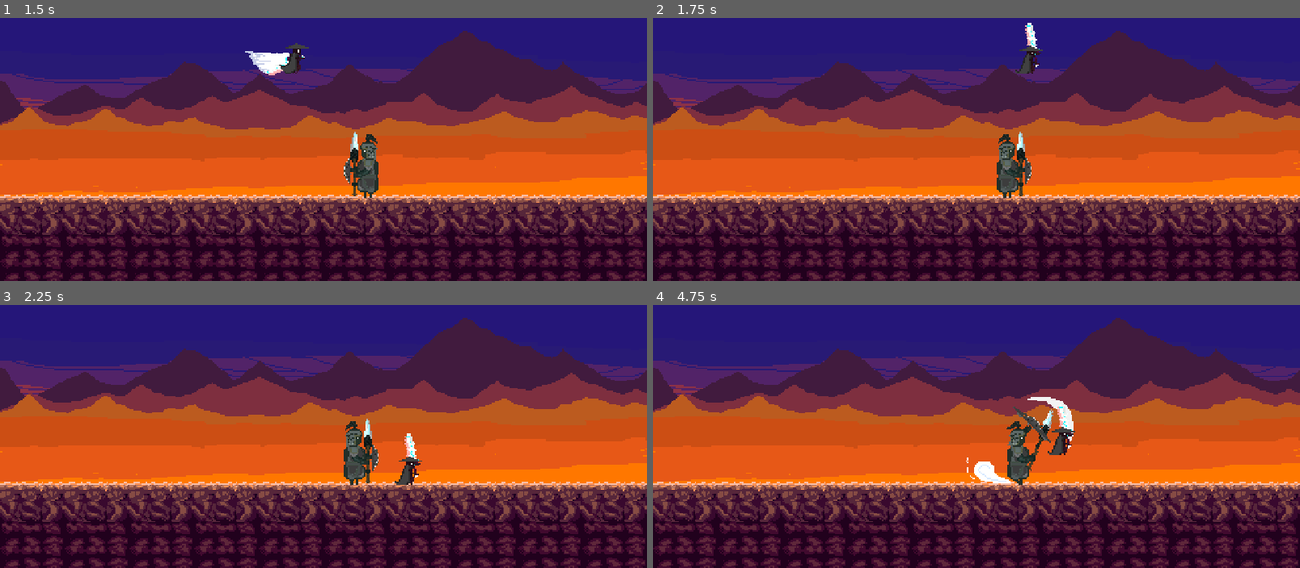
Above: before the commit, frames 1-4 (two rows, left to right).
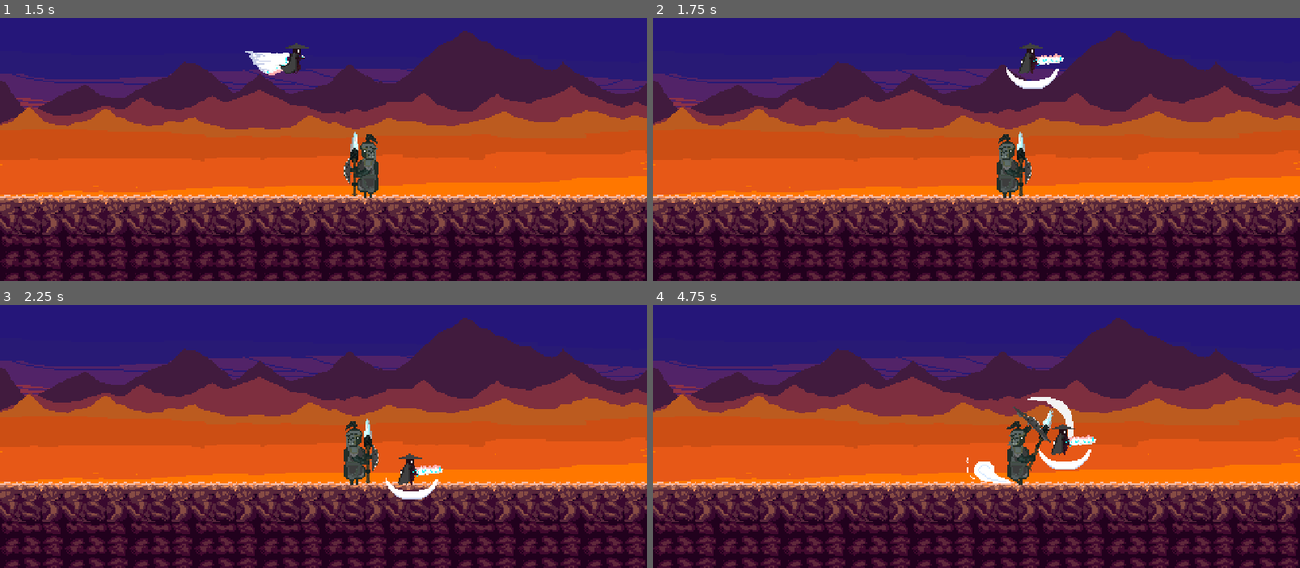
Above: after the commit, the same moments.

Repository: Shaurya0907/2d-souls
Game: Godot game, scene res://scenes/main.tscn
The game is run twice, just before and just after one commit, with the same random seed, the same clock (stepped at 60 frames per second) and the same inputs.
Inputs (mouse positions are in pixels of both pictures, inside the frame that each line leads up to):
- Up to frame 1 (1.5 s): tap Enter at 0.5 s; move the mouse to (465, 81) at 0.52 s; hold Right from 0.53 s (still down); click (465, 81) at 0.6 s; tap Space (jump) at 0.77, 1.07 s; tap Shift (dash) at 0.8, 1.35 s; move the mouse to (194, 117) at 1.27 s
- Up to frame 2 (1.75 s): keep holding Right; tap Space (jump) at 1.52 s; tap Q (parry) at 1.55 s
- Up to frame 3 (2.25 s): tap Space (jump) at 1.82 s; move the mouse to (388, 307) at 2.02 s; release Right at 2.03 s; hold Left from 2.03 s (still down); tap Q (parry) at 2.1 s
- Up to frame 4 (4.75 s): tap Space (jump) at 2.3, 2.85, 3.02, 3.32, 3.77, 4.07, 4.52 s; move the mouse to (944, 460) at 2.77 s; release Left at 2.78 s; hold Right 2.78-4.28 s; click (944, 460) at 3.05 s; move the mouse to (1170, 441) at 3.52 s; click (1170, 441) at 3.6 s; tap Shift (dash) at 3.8 s; move the mouse to (782, 331) at 4.27 s; hold Left from 4.28 s (still down); right-click (782, 331) at 4.35 s; tap Q (parry) at 4.55 s

Frame 1 is identical in both runs. In frame 2, 0.6% of the frame differs, in the area x 54-64%, y 1-27%; in frame 3, 0.6%; in frame 4, 0.5%.

Commit message:
Added Vertical Down Parry
now the player can parry anytime (while walking and jumping), it can also parry down.  :)

Diff:
--- a/scenes/player.tscn
+++ b/scenes/player.tscn
@@ -18,9 +18,14 @@
 [ext_resource type="Texture2D" uid="uid://qwa7w27lv5fv" path="res://assets/player/fixed anims/dash/4.png" id="16_hhpqf"]
 [ext_resource type="Texture2D" uid="uid://eeb1cmqgy0b3" path="res://assets/player/fixed anims/dash/5.png" id="17_g5jhy"]
 [ext_resource type="Texture2D" uid="uid://bv2fye0eay2hh" path="res://assets/player/fixed anims/dash/6.png" id="18_holxr"]
+[ext_resource type="Texture2D" uid="uid://dgsh6wwa7qgoe" path="res://assets/player/fixed anims/down_parry/1.png" id="18_jc3p3"]
+[ext_resource type="Texture2D" uid="uid://2wgr0stmhjle" path="res://assets/player/fixed anims/down_parry/3.png" id="19_hax0n"]
 [ext_resource type="Texture2D" uid="uid://r8blrq8kdvxn" path="res://assets/player/fixed anims/jumping/1.png" id="20_4gjji"]
+[ext_resource type="Texture2D" uid="uid://d0swklgfdpd1l" path="res://assets/player/fixed anims/down_parry/4.png" id="20_t4otl"]
+[ext_resource type="Texture2D" uid="uid://bb2jwsciy8qv0" path="res://assets/player/fixed anims/down_parry/2.png" id="21_j2b1d"]
 [ext_resource type="Texture2D" uid="uid://cuxopmskmrvrn" path="res://assets/player/fixed anims/jumping/2.png" id="21_u2ulf"]
 [ext_resource type="Texture2D" uid="uid://bvuv5etstuast" path="res://assets/player/fixed anims/jumping/3.png" id="22_6e8lb"]
+[ext_resource type="Texture2D" uid="uid://b0fvt2tp3mvbg" path="res://assets/player/fixed anims/down_parry/5.png" id="22_cs1tg"]
 [ext_resource type="Texture2D" uid="uid://c7to6kgwahaix" path="res://assets/player/fixed anims/jumping/4.png" id="23_2gdjj"]
 [ext_resource type="Texture2D" uid="uid://df2y4pgwxsvu5" path="res://assets/player/fixed anims/jumping/5.png" id="24_sc3ue"]
 [ext_resource type="Texture2D" uid="uid://uscvjefmo6co" path="res://assets/player/fixed anims/jumping/6.png" id="25_lxlsd"]
@@ -93,6 +98,26 @@
 "speed": 5.0
 }, {
 "frames": [{
+"duration": 0.5,
+"texture": ExtResource("18_jc3p3")
+}, {
+"duration": 0.5,
+"texture": ExtResource("19_hax0n")
+}, {
+"duration": 0.5,
+"texture": ExtResource("20_t4otl")
+}, {
+"duration": 0.5,
+"texture": ExtResource("21_j2b1d")
+}, {
+"duration": 0.5,
+"texture": ExtResource("22_cs1tg")
+}],
+"loop": 0,
+"name": &"down_parry",
+"speed": 5.0
+}, {
+"frames": [{
 "duration": 0.7,
 "texture": ExtResource("26_ha2mi")
 }],
@@ -132,6 +157,9 @@
 }, {
 "duration": 0.5,
 "texture": ExtResource("27_487ah")
+}, {
+"duration": 0.2,
+"texture": ExtResource("25_wnwbv")
 }],
 "loop": 0,
 "name": &"parry",
@@ -170,11 +198,11 @@
 texture_filter = 1
 texture_repeat = 1
 sprite_frames = SubResource("SpriteFrames_v15d6")
-animation = &"attacking"
+animation = &"parry"
 centered = false
 offset = Vector2(-64, -64)
 metadata/_dot_aseprite_importer_player = NodePath("AnimationPlayer")
-metadata/_dot_aseprite_importer_sync_key = "a7e92eb2ffe3ed1cc2e612d4f9f6e6fe"
+metadata/_dot_aseprite_importer_sync_key = "fcd7ec7c1d599db0365bfdee4f4a1a99"
 
 [node name="AnimationPlayer" type="AnimationPlayer" parent="player_animated" unique_id=1953212157]
 root_node = NodePath("../..")
--- a/scenes/player_animations.tres
+++ b/scenes/player_animations.tres
@@ -52,6 +52,33 @@
 tracks/1/loop_wrap = false
 tracks/1/keys = {
 "times": PackedFloat32Array(0, 0.02, 0.16, 0.29999998, 0.44),
+"transitions": PackedFloat32Array(1, 1, 1, 1, 1),
+"update": 1,
+"values": [0, 1, 2, 3, 4]
+}
+
+[sub_resource type="Animation" id="Animation_6m3p5"]
+length = 0.5
+tracks/0/type = "value"
+tracks/0/imported = false
+tracks/0/enabled = true
+tracks/0/path = NodePath("player_animated:animation")
+tracks/0/interp = 0
+tracks/0/loop_wrap = false
+tracks/0/keys = {
+"times": PackedFloat32Array(0),
+"transitions": PackedFloat32Array(1),
+"update": 1,
+"values": [&"down_parry"]
+}
+tracks/1/type = "value"
+tracks/1/imported = false
+tracks/1/enabled = true
+tracks/1/path = NodePath("player_animated:frame")
+tracks/1/interp = 0
+tracks/1/loop_wrap = false
+tracks/1/keys = {
+"times": PackedFloat32Array(0, 0.1, 0.2, 0.3, 0.4),
 "transitions": PackedFloat32Array(1, 1, 1, 1, 1),
 "update": 1,
 "values": [0, 1, 2, 3, 4]
@@ -113,7 +140,7 @@
 }
 
 [sub_resource type="Animation" id="Animation_1dgjl"]
-length = 0.18000000119209292
+length = 0.22000000178813936
 tracks/0/type = "value"
 tracks/0/imported = false
 tracks/0/enabled = true
@@ -133,10 +160,10 @@
 tracks/1/interp = 0
 tracks/1/loop_wrap = false
 tracks/1/keys = {
-"times": PackedFloat32Array(0, 0.04, 0.08),
-"transitions": PackedFloat32Array(1, 1, 1),
-"update": 1,
-"values": [0, 1, 2]
+"times": PackedFloat32Array(0, 0.04, 0.08, 0.18),
+"transitions": PackedFloat32Array(1, 1, 1, 1),
+"update": 1,
+"values": [0, 1, 2, 3]
 }
 
 [sub_resource type="Animation" id="Animation_cc6qw"]
@@ -173,6 +200,7 @@
 &"RESET": SubResource("Animation_1uc1c"),
 &"attacking": SubResource("Animation_i6ugd"),
 &"dash": SubResource("Animation_yax1o"),
+&"down_parry": SubResource("Animation_6m3p5"),
 &"idle": SubResource("Animation_43423"),
 &"jumping": SubResource("Animation_4vj3f"),
 &"parry": SubResource("Animation_1dgjl"),
--- a/scripts/player.gd
+++ b/scripts/player.gd
@@ -10,6 +10,7 @@
 var isjump = false
 var isattacking = false
 var isdashing = false
+var isparry = false
 const SPEED = 70
 
 func _physics_process(_delta: float) -> void:
@@ -20,15 +21,15 @@
 
 	if Input.is_action_pressed("move_forward") and not isdashing:
 		velocity.x = direction * SPEED
-		if anim_player.current_animation != "attacking" and anim_player.current_animation != "jumping" and anim_player.current_animation != "dash":
+		if anim_player.current_animation not in ["attacking", "jumping", "dash", "parry", "down_parry"]:
 			anim_player.play("walking")
 	elif Input.is_action_pressed("move_backward") and not isdashing:
 		velocity.x = direction * SPEED
-		if anim_player.current_animation != "attacking" and anim_player.current_animation != "jumping" and anim_player.current_animation != "dash":
+		if anim_player.current_animation not in ["attacking", "jumping", "dash", "parry", "down_parry"]:
 			anim_player.play("walking")
 	elif Input.is_action_just_released("move_forward") or Input.is_action_just_released("move_backward"):
 		velocity.x = 0
-		if not isattacking and not isdashing:
+		if not isattacking and not isdashing and not isparry:
 			anim_player.play("idle")
 
 	#Flips the player
@@ -59,20 +60,20 @@
 	if Input.is_action_just_pressed("dash") and not isdashing and isjump:
 		dash()
 
+	if Input.is_action_just_pressed("parry"):
+		parry()
+
+
+
 	if not isdashing:
 		velocity.y += 20  #gravity during normal scenario
 	else:
 		velocity.y = 0  #gravity during dashing
+
 	move_and_slide()
 
-	if Input.is_action_just_pressed("parry"):
-		anim_player.play("parry")
 
 
-func pushed():
-	#velocity.x = boss.velocity.x
-	#print("it is being pushed")
-	pass
 
 func dash():
 	isdashing = true
@@ -83,6 +84,17 @@
 		velocity.x = 240
 	timer.start()
 
+func parry():
+	isparry = true
+	if not isjump:
+		anim_player.play("parry")
+	else:
+		anim_player.play("down_parry")
+	await anim_player.animation_finished
+	isparry = false
+
+	if not Input.is_action_pressed("move_forward") or not Input.is_action_pressed("move_backward"):
+			anim_player.play("idle")
 func _on_jump_timeout() -> void:
 	velocity.y = -480
 	if Input.is_action_just_pressed("dash") and not isattacking:
Binary file added: assets/player/fixed anims/down_parry/1.png
Not shown, added: assets/player/fixed anims/down_parry/1.png.import
Binary file added: assets/player/fixed anims/down_parry/2.png
Not shown, added: assets/player/fixed anims/down_parry/2.png.import
Binary file added: assets/player/fixed anims/down_parry/3.png
Not shown, added: assets/player/fixed anims/down_parry/3.png.import
Binary file added: assets/player/fixed anims/down_parry/4.png
Not shown, added: assets/player/fixed anims/down_parry/4.png.import
Binary file added: assets/player/fixed anims/down_parry/5.png
Not shown, added: assets/player/fixed anims/down_parry/5.png.import
Binary file added: assets/player/fixed anims/down_parry/temp/1.png
Not shown, added: assets/player/fixed anims/down_parry/temp/1.png.import
(and 8 more such lines)
